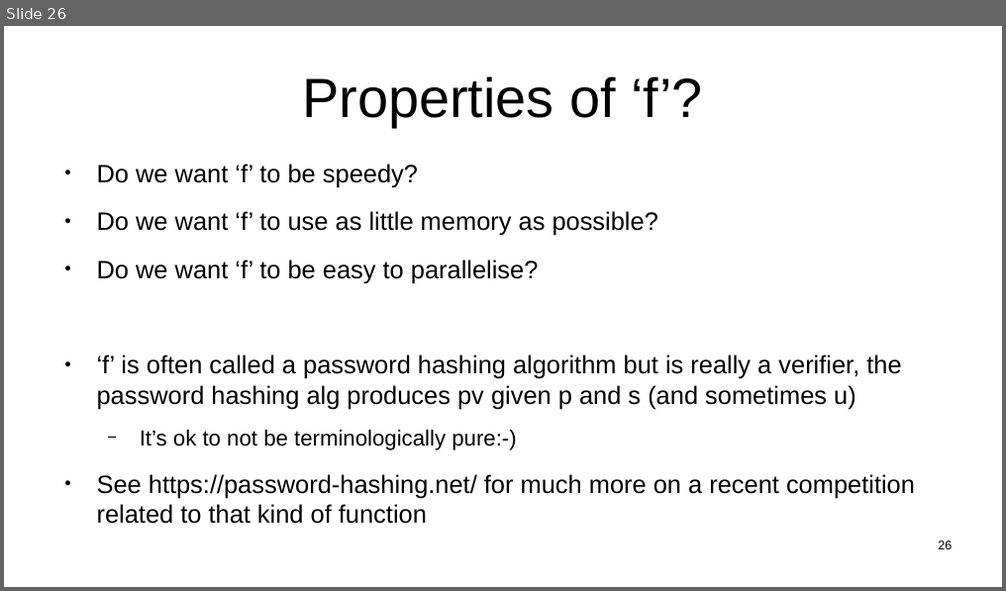
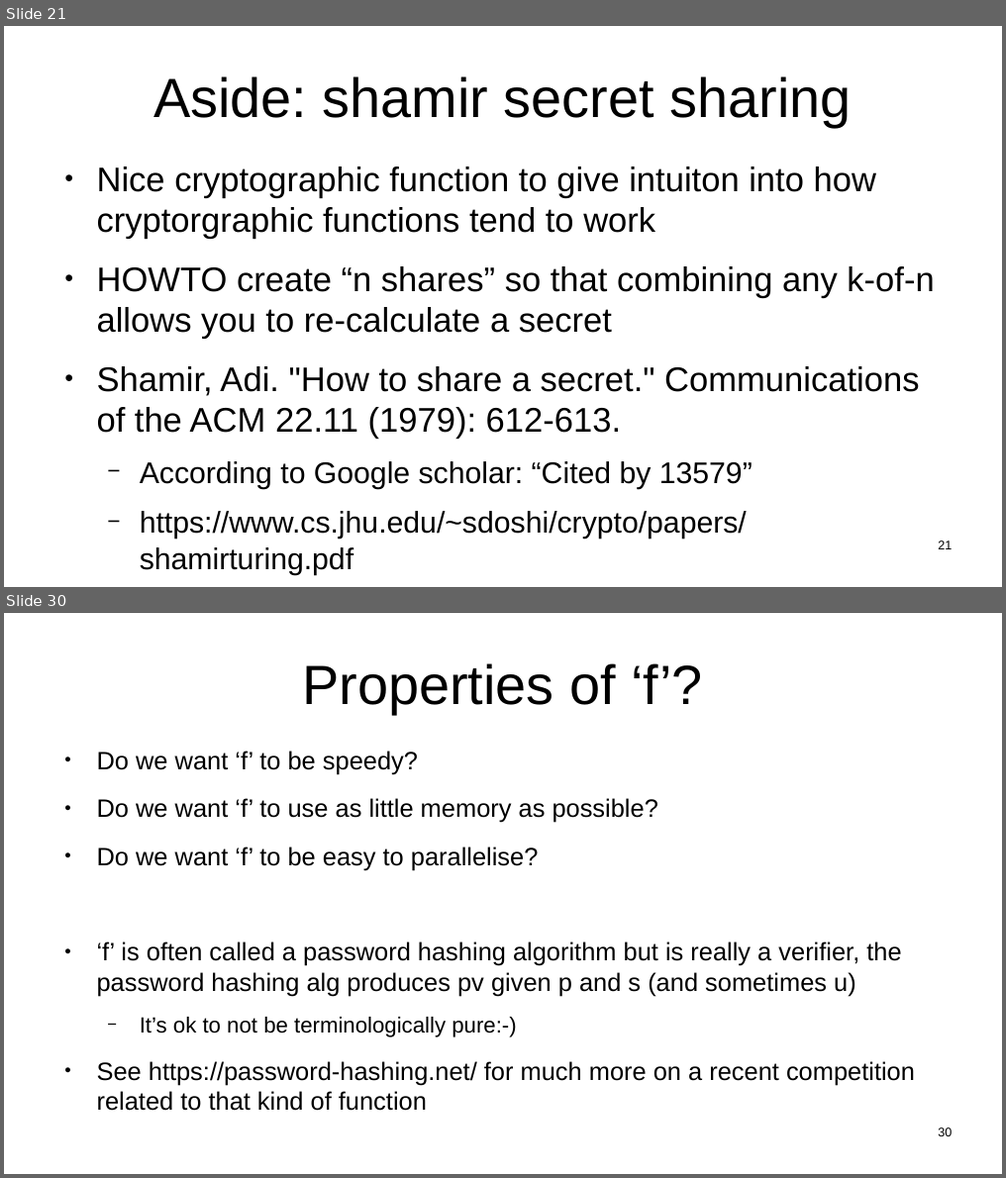
Before and after one commit to sftcd/witidtm, a slide deck: lectures/400-passwords.odp. Shown one above the other, each under a label of ours: slide 26 before the commit, slides 21 and 30 after it; the slides between them are not shown. The pictures are 1006x591 and 1006x1178 pixels, drawn with LibreOffice and Linux fonts; fonts in the diff are those of the drawing. Boxes give left, top, right and bottom in pixels: in the first picture for what was removed or moved away, otherwise in the second. Text is boxed around its words. In the diff, an @@ line names an element or a change of style, - is before the commit and + after.

```diff
--- a/lectures/400-passwords.odp
+++ b/lectures/400-passwords.odp
@@ slide 21 added at [4,26,1002,587], background #FFFFFF @@
@@ title added at [153,76,850,127], 44 pt, text #000000 @@
+Aside: shamir secret sharing
@@ text added at [97,167,934,575], 27.2 pt, text #000000 @@
+● Nice cryptographic function to give intuiton into how cryptorgraphic functions tend to work
+● HOWTO create “n shares” so that combining any k-of-n allows you to re-calculate a secret
+● Shamir, Adi. "How to share a secret." Communications of the ACM 22.11 (1979): 612-613.
+  − According to Google scholar: “Cited by 13579”
+  − https://www.cs.jhu.edu/~sdoshi/crypto/papers/shamirturing.pdf
@@ page number added at [938,541,951,550], 10 pt, text #000000 @@
+21
@@ what was slide 26 is now slide 30 @@
@@ page number at [938,1128,951,1137]: text changed @@
-26
+30
```
Also in this commit, not shown: 8 slides changed, 3 other slides added, 2 slides removed, 1 other file.
